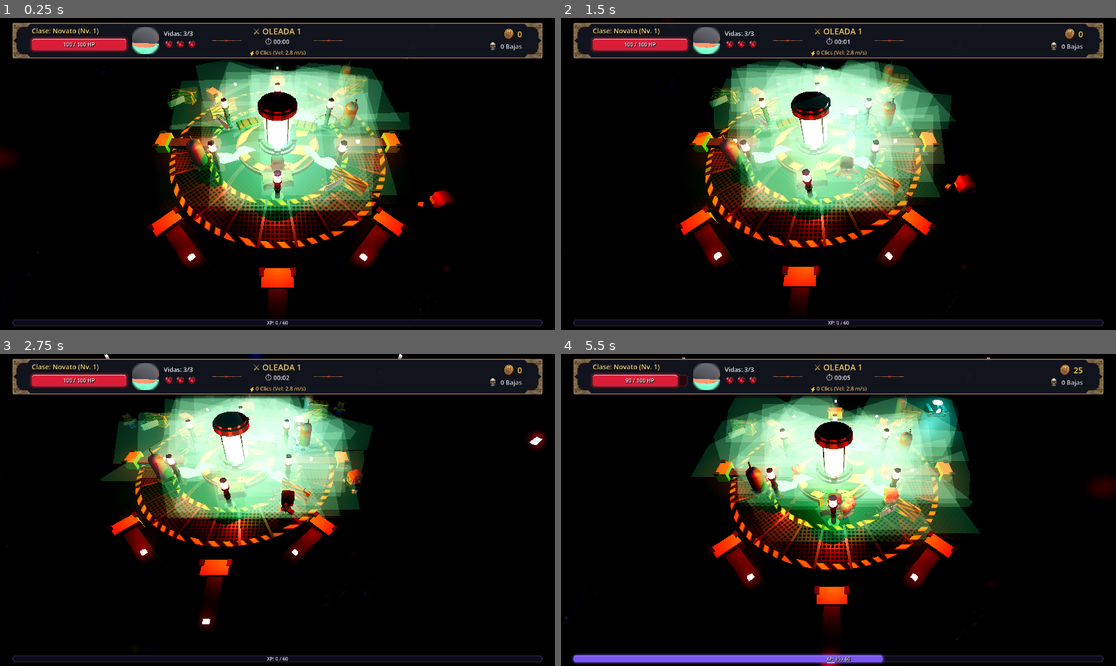
Above: before the commit, frames 1-4 (two rows, left to right).
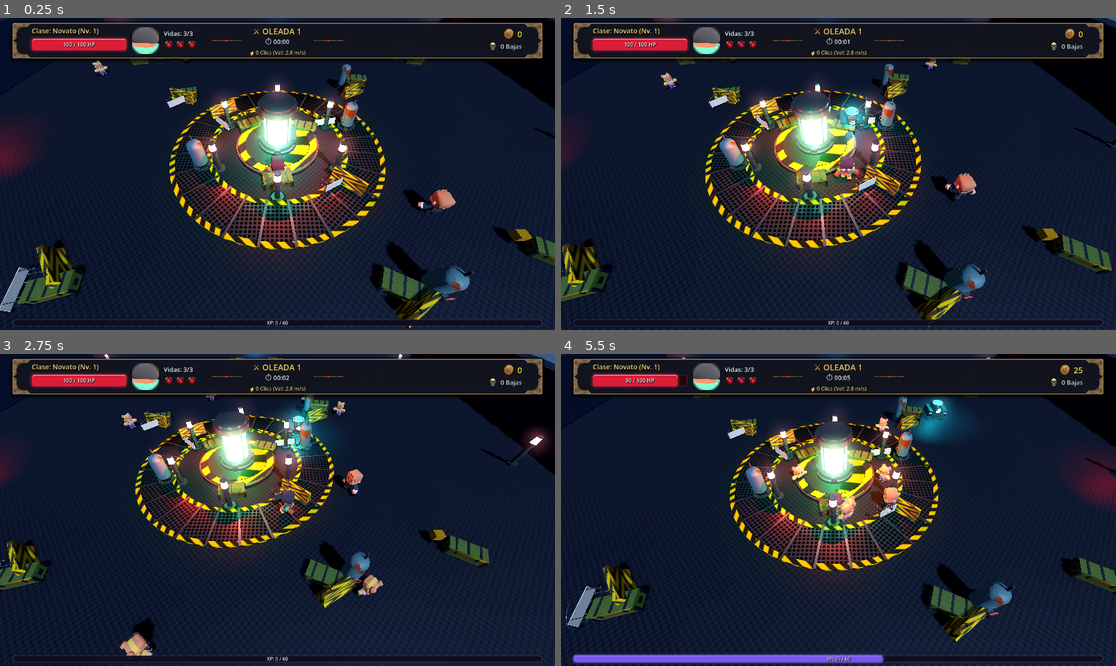
Above: after the commit, the same moments.

Repository: Project-Duplaa/Click-the-button-3D
Game: Godot game, scene res://main.tscn
Two runs of this game, one before a commit and one after it. Both use one fixed random seed, a clock stepped at 60 frames per second and the inputs below.
Inputs (mouse positions are in pixels of both pictures, inside the frame that each line leads up to):
- Up to frame 1 (0.25 s): no input
- Up to frame 2 (1.5 s): tap Enter (ui_accept) at 0.5, 0.77 s; move the mouse to (960, 158) at 0.52 s; hold D (move_right) 0.53-1.28 s; hold Right mouse button (bloquear) 0.53-1.28 s; click (960, 158) at 0.67 s; move the mouse to (727, 189) at 1.27 s; hold S (move_down) from 1.28 s (still down); tap Shift (correr) at 1.35 s
- Up to frame 3 (2.75 s): tap Enter (ui_accept) at 1.52 s; move the mouse to (333, 441) at 2.02 s; release S (move_down) at 2.03 s; hold D (move_right) from 2.03 s (still down); hold F from 2.03 s (still down)
- Up to frame 4 (5.5 s): move the mouse to (810, 572) at 2.77 s; release D (move_right) at 2.78 s; release F at 2.78 s; hold W (move_up) 2.78-3.53 s; tap Q at 2.85 s; click (810, 572) at 2.92 s; tap Enter (ui_accept) at 3.02, 3.77, 4.52 s; move the mouse to (1005, 556) at 3.52 s; hold Right mouse button (bloquear) 3.53-4.28 s; hold A (move_left) 3.53-5.03 s; move the mouse to (672, 463) at 4.27 s; tap Shift (correr) at 4.35 s; move the mouse to (866, 510) at 5.02 s; hold S (move_down) from 5.03 s (still down); hold F from 5.03 s (still down); click (866, 510) at 5.17 s

The runs differ from the first frame. In frame 1, 81% of the frame differs, in the area x 0-100%, y 0-100%; in frame 2, 81%; in frame 3, 81%; in frame 4, 81%.

Commit message:
fix(mapa): revertir y limpiar niebla poligonal, corregir iluminacion y restaurar mapa limpio
- Eliminadas las partículas de niebla plana que se renderizaban como cuadrados transparentes rotando
- Eliminados los charcos dentados y los pilares flotantes que obstruían el centro
- Restaurada la iluminación ambiental (energy = 0.85) para que todo el suelo, paredes y props sean visibles y no queden en vacío negro
- Ajustada la luz central verde (energy = 3.2) y direccional (energy = 0.65) para un balance limpio sin quemar ni cegar

Diff:
--- a/arena_coliseo.tscn
+++ b/arena_coliseo.tscn
@@ -12,33 +12,16 @@
 [ext_resource type="PackedScene" path="res://assets/modelos/prop_hazard_barrier.glb" id="10_barrier"]
 [ext_resource type="PackedScene" path="res://assets/modelos/prop_pressure_tank.glb" id="11_tank"]
 [ext_resource type="PackedScene" path="res://assets/modelos/prop_medical_stretcher.glb" id="12_stretcher"]
-[ext_resource type="PackedScene" path="res://assets/modelos/bunker_arch_pillar.glb" id="13_arch_pillar"]
-[ext_resource type="PackedScene" path="res://assets/modelos/prop_cable_bundle.glb" id="14_cables"]
-[ext_resource type="PackedScene" path="res://assets/modelos/puddle_toxic_acid.glb" id="15_puddle"]
 
 [sub_resource type="StandardMaterial3D" id="MatArenaPiso"]
-albedo_color = Color(0.68, 0.72, 0.76, 1)
+albedo_color = Color(0.72, 0.75, 0.80, 1)
 albedo_texture = ExtResource("1_floor_tex")
-metallic = 0.38
-roughness = 0.60
+metallic = 0.30
+roughness = 0.65
 uv1_scale = Vector3(32, 32, 1)
 
-[sub_resource type="StandardMaterial3D" id="MatVaporBajo"]
-transparency = 1
-shading_mode = 0
-albedo_color = Color(0.65, 0.95, 0.75, 0.12)
-billboard_mode = 3
-billboard_keep_scale = true
-particles_anim_h_frames = 1
-particles_anim_v_frames = 1
-particles_anim_loop = false
-
-[sub_resource type="QuadMesh" id="MeshParticulaVapor"]
-material = SubResource("MatVaporBajo")
-size = Vector2(3.0, 3.0)
-
 [sub_resource type="StandardMaterial3D" id="MatMuroSolido"]
-albedo_color = Color(0.12, 0.13, 0.15, 1)
+albedo_color = Color(0.18, 0.20, 0.24, 1)
 metallic = 0.25
 roughness = 0.75
 
@@ -78,23 +61,6 @@
 transform = Transform3D(1, 0, 0, 0, 1, 0, 0, 0, 1, 0, -0.1, 0)
 shape = SubResource("ColPiso")
 
-[node name="VaporBajoSuelo" type="CPUParticles3D" parent="."]
-transform = Transform3D(1, 0, 0, 0, 1, 0, 0, 0, 1, 0, 0.2, 0)
-amount = 32
-lifetime = 3.6
-preprocess = 2.0
-speed_scale = 0.8
-mesh = SubResource("MeshParticulaVapor")
-emission_shape = 3
-emission_box_extents = Vector3(6.5, 0.1, 6.5)
-gravity = Vector3(0, 0.04, 0)
-initial_velocity_min = 0.1
-initial_velocity_max = 0.35
-angular_velocity_min = -15.0
-angular_velocity_max = 15.0
-scale_amount_min = 2.2
-scale_amount_max = 3.8
-
 [node name="PlataformaCentral" parent="." instance=ExtResource("4_pad")]
 transform = Transform3D(1, 0, 0, 0, 1, 0, 0, 0, 1, 0, 0.02, 0)
 
@@ -109,10 +75,10 @@
 
 [node name="LuzRadioactivaCentral" type="OmniLight3D" parent="NucleoBioEstatico"]
 transform = Transform3D(1, 0, 0, 0, 1, 0, 0, 0, 1, 0, 1.8, 0)
-light_color = Color(0.12, 1.0, 0.28, 1)
-light_energy = 5.2
-shadow_enabled = false
-omni_range = 14.5
+light_color = Color(0.15, 0.95, 0.35, 1)
+light_energy = 3.2
+shadow_enabled = false
+omni_range = 12.0
 omni_attenuation = 1.15
 
 [node name="AnilloRejillas" type="Node3D" parent="."]
@@ -175,24 +141,6 @@
 [node name="CamillaMockup_3" parent="DetallesCentro" instance=ExtResource("12_stretcher")]
 transform = Transform3D(0.707107, 0, 0.707107, 0, 1, 0, -0.707107, 0, 0.707107, 3.80, 0, 3.60)
 
-[node name="CharcoAcido_1" parent="DetallesCentro" instance=ExtResource("15_puddle")]
-transform = Transform3D(1.1, 0, 0, 0, 1, 0, 0, 0, 1.1, 1.8, 0.01, -3.2)
-
-[node name="CharcoAcido_2" parent="DetallesCentro" instance=ExtResource("15_puddle")]
-transform = Transform3D(0.9, 0, 0.4, 0, 1, 0, -0.4, 0, 0.9, -3.2, 0.01, 1.6)
-
-[node name="CharcoAcido_3" parent="DetallesCentro" instance=ExtResource("15_puddle")]
-transform = Transform3D(0.8, 0, -0.6, 0, 1, 0, 0.6, 0, 0.8, 3.4, 0.01, 2.2)
-
-[node name="CablesPiso_1" parent="DetallesCentro" instance=ExtResource("14_cables")]
-transform = Transform3D(0.766044, 0, 0.642788, 0, 1, 0, -0.642788, 0, 0.766044, -2.8, 0.02, 2.5)
-
-[node name="CablesPiso_2" parent="DetallesCentro" instance=ExtResource("14_cables")]
-transform = Transform3D(0.422618, 0, -0.906308, 0, 1, 0, 0.906308, 0, 0.422618, 4.8, 0.02, -1.8)
-
-[node name="CablesPiso_3" parent="DetallesCentro" instance=ExtResource("14_cables")]
-transform = Transform3D(0.965926, 0, 0.258819, 0, 1, 0, -0.258819, 0, 0.965926, -2.0, 0.02, -2.8)
-
 [node name="Pilares" type="Node3D" parent="."]
 
 [node name="Pilar_N" parent="Pilares" instance=ExtResource("2_pilar")]
@@ -231,88 +179,6 @@
 [node name="Pilar_O" parent="Pilares" instance=ExtResource("2_pilar")]
 transform = Transform3D(1, 0, 0, 0, 1, 0, 0, 0, 1, -25.00, 0, 0.00)
 
-[node name="AnilloCamaraInterior" type="Node3D" parent="."]
-
-[node name="ArcoCamara_0" parent="AnilloCamaraInterior" instance=ExtResource("13_arch_pillar")]
-transform = Transform3D(0.000000, 0, 1.000000, 0, 1, 0, -1.000000, 0, 0.000000, 9.80, 0, 0.00)
-
-[node name="LuzArco_0" type="OmniLight3D" parent="AnilloCamaraInterior"]
-transform = Transform3D(1, 0, 0, 0, 1, 0, 0, 0, 1, 9.21, 3.2, 0.00)
-light_color = Color(1.0, 0.15, 0.1, 1)
-light_energy = 1.2
-shadow_enabled = false
-omni_range = 5.5
-
-[node name="ArcoCamara_1" parent="AnilloCamaraInterior" instance=ExtResource("13_arch_pillar")]
-transform = Transform3D(-0.707107, 0, 0.707107, 0, 1, 0, -0.707107, 0, -0.707107, 6.93, 0, 6.93)
-
-[node name="LuzArco_1" type="OmniLight3D" parent="AnilloCamaraInterior"]
-transform = Transform3D(1, 0, 0, 0, 1, 0, 0, 0, 1, 6.51, 3.2, 6.51)
-light_color = Color(1.0, 0.15, 0.1, 1)
-light_energy = 1.2
-shadow_enabled = false
-omni_range = 5.5
-
-[node name="ArcoCamara_2" parent="AnilloCamaraInterior" instance=ExtResource("13_arch_pillar")]
-transform = Transform3D(-1.000000, 0, 0.000000, 0, 1, 0, -0.000000, 0, -1.000000, 0.00, 0, 9.80)
-
-[node name="LuzArco_2" type="OmniLight3D" parent="AnilloCamaraInterior"]
-transform = Transform3D(1, 0, 0, 0, 1, 0, 0, 0, 1, 0.00, 3.2, 9.21)
-light_color = Color(1.0, 0.15, 0.1, 1)
-light_energy = 1.2
-shadow_enabled = false
-omni_range = 5.5
-
-[node name="ArcoCamara_3" parent="AnilloCamaraInterior" instance=ExtResource("13_arch_pillar")]
-transform = Transform3D(-0.707107, 0, -0.707107, 0, 1, 0, 0.707107, 0, -0.707107, -6.93, 0, 6.93)
-
-[node name="LuzArco_3" type="OmniLight3D" parent="AnilloCamaraInterior"]
-transform = Transform3D(1, 0, 0, 0, 1, 0, 0, 0, 1, -6.51, 3.2, 6.51)
-light_color = Color(1.0, 0.15, 0.1, 1)
-light_energy = 1.2
-shadow_enabled = false
-omni_range = 5.5
-
-[node name="ArcoCamara_4" parent="AnilloCamaraInterior" instance=ExtResource("13_arch_pillar")]
-transform = Transform3D(-0.000000, 0, -1.000000, 0, 1, 0, 1.000000, 0, -0.000000, -9.80, 0, 0.00)
-
-[node name="LuzArco_4" type="OmniLight3D" parent="AnilloCamaraInterior"]
-transform = Transform3D(1, 0, 0, 0, 1, 0, 0, 0, 1, -9.21, 3.2, 0.00)
-light_color = Color(1.0, 0.15, 0.1, 1)
-light_energy = 1.2
-shadow_enabled = false
-omni_range = 5.5
-
-[node name="ArcoCamara_5" parent="AnilloCamaraInterior" instance=ExtResource("13_arch_pillar")]
-transform = Transform3D(0.707107, 0, -0.707107, 0, 1, 0, 0.707107, 0, 0.707107, -6.93, 0, -6.93)
-
-[node name="LuzArco_5" type="OmniLight3D" parent="AnilloCamaraInterior"]
-transform = Transform3D(1, 0, 0, 0, 1, 0, 0, 0, 1, -6.51, 3.2, -6.51)
-light_color = Color(1.0, 0.15, 0.1, 1)
-light_energy = 1.2
-shadow_enabled = false
-omni_range = 5.5
-
-[node name="ArcoCamara_6" parent="AnilloCamaraInterior" instance=ExtResource("13_arch_pillar")]
-transform = Transform3D(1.000000, 0, -0.000000, 0, 1, 0, 0.000000, 0, 1.000000, -0.00, 0, -9.80)
-
-[node name="LuzArco_6" type="OmniLight3D" parent="AnilloCamaraInterior"]
-transform = Transform3D(1, 0, 0, 0, 1, 0, 0, 0, 1, -0.00, 3.2, -9.21)
-light_color = Color(1.0, 0.15, 0.1, 1)
-light_energy = 1.2
-shadow_enabled = false
-omni_range = 5.5
-
-[node name="ArcoCamara_7" parent="AnilloCamaraInterior" instance=ExtResource("13_arch_pillar")]
-transform = Transform3D(0.707107, 0, 0.707107, 0, 1, 0, -0.707107, 0, 0.707107, 6.93, 0, -6.93)
-
-[node name="LuzArco_7" type="OmniLight3D" parent="AnilloCamaraInterior"]
-transform = Transform3D(1, 0, 0, 0, 1, 0, 0, 0, 1, 6.51, 3.2, -6.51)
-light_color = Color(1.0, 0.15, 0.1, 1)
-light_energy = 1.2
-shadow_enabled = false
-omni_range = 5.5
-
 [node name="Muros" type="Node3D" parent="."]
 
 [node name="MuroNorte" type="StaticBody3D" parent="Muros"]
--- a/main.tscn
+++ b/main.tscn
@@ -24,20 +24,15 @@
 
 [sub_resource type="Environment" id="EntornoColiseo"]
 background_mode = 1
-background_color = Color(0.010, 0.014, 0.022, 1)
+background_color = Color(0.05, 0.07, 0.10, 1)
 ambient_light_source = 2
-ambient_light_color = Color(0.08, 0.11, 0.16, 1)
-ambient_light_energy = 0.38
-tonemap_mode = 3
-tonemap_exposure = 1.05
+ambient_light_color = Color(0.24, 0.28, 0.36, 1)
+ambient_light_energy = 0.85
+tonemap_mode = 2
 glow_enabled = true
-glow_normalized = true
-glow_intensity = 0.80
-glow_bloom = 0.22
+glow_intensity = 0.60
+glow_bloom = 0.12
 glow_blend_mode = 0
-adjustment_enabled = true
-adjustment_contrast = 1.18
-adjustment_saturation = 1.25
 
 [sub_resource type="BoxShape3D" id="FormaCaja"]
 size = Vector3(2.6, 1.6, 2.6)
@@ -53,18 +48,18 @@
 
 [node name="LuzLunaDirectional" type="DirectionalLight3D" parent="." unique_id=555503486]
 transform = Transform3D(0.866025, -0.353553, 0.353553, 0, 0.707107, 0.707107, -0.5, -0.612372, 0.612372, 0, 15, 0)
-light_color = Color(0.35, 0.45, 0.60, 1)
-light_energy = 0.18
-shadow_enabled = false
+light_color = Color(0.65, 0.75, 0.90, 1)
+light_energy = 0.65
+shadow_enabled = true
 
 [node name="LuzCenitalSpot" type="SpotLight3D" parent="."]
 transform = Transform3D(1, 0, 0, 0, 0, 1, 0, -1, 0, 0, 14, 0)
-light_color = Color(0.72, 0.84, 1, 1)
-light_energy = 1.2
+light_color = Color(0.85, 0.92, 1.0, 1)
+light_energy = 0.80
 shadow_enabled = true
-spot_range = 24.0
-spot_angle = 44.0
-spot_attenuation = 1.4
+spot_range = 28.0
+spot_angle = 50.0
+spot_attenuation = 1.2
 
 [node name="ArenaColiseo" parent="." unique_id=887832292 instance=ExtResource("11_arena")]
 
Not shown: 1 places in arbol_mejoras_poe.tscn that only renumber resources
Binary file removed: assets/modelos/bunker_arch_pillar.glb
Binary file changed: assets/modelos/core_biocontainer.glb
Binary file removed: assets/modelos/prop_cable_bundle.glb
Binary file removed: assets/modelos/puddle_toxic_acid.glb
Not shown: 1 places in evolucion_radial.tscn that only renumber resources
